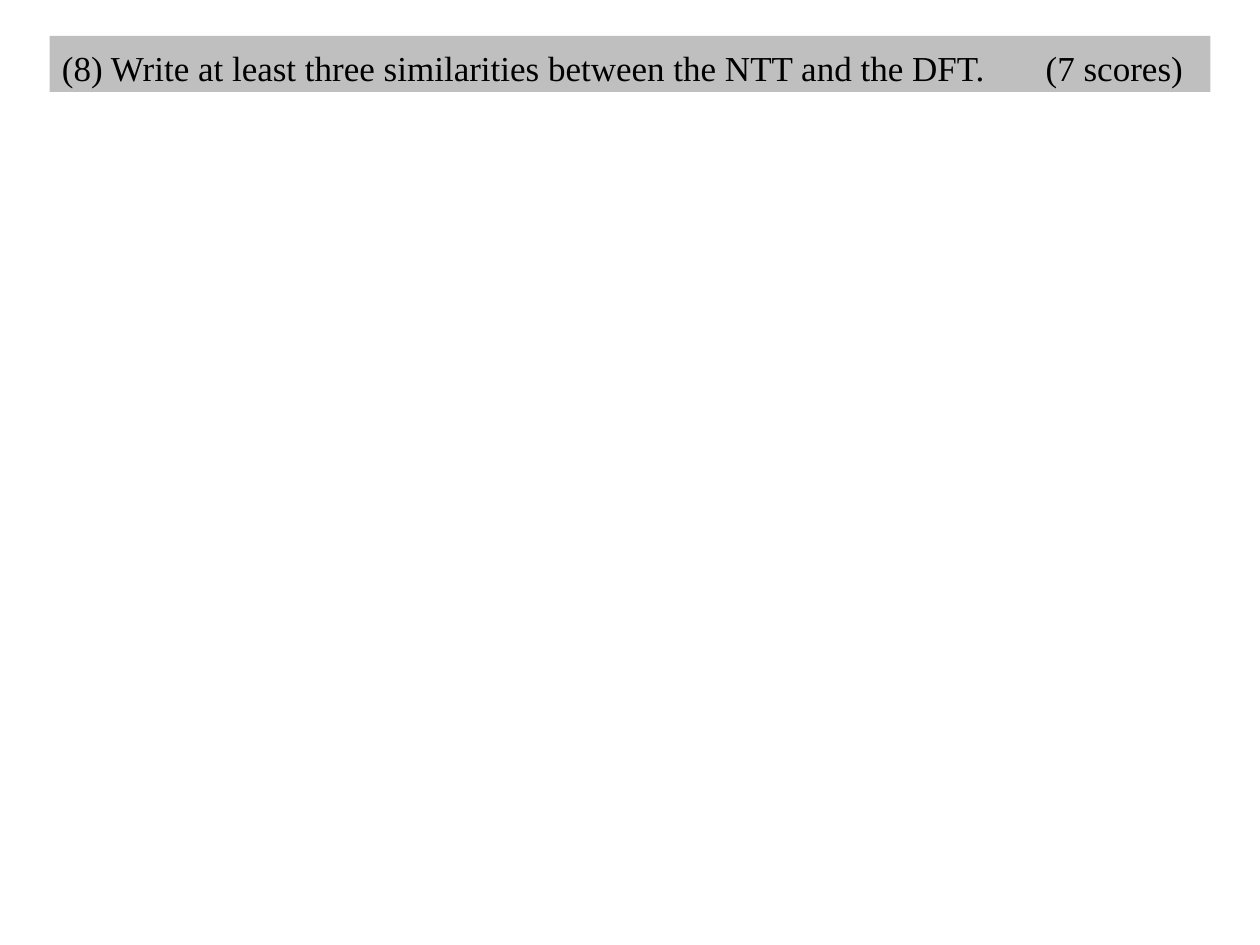
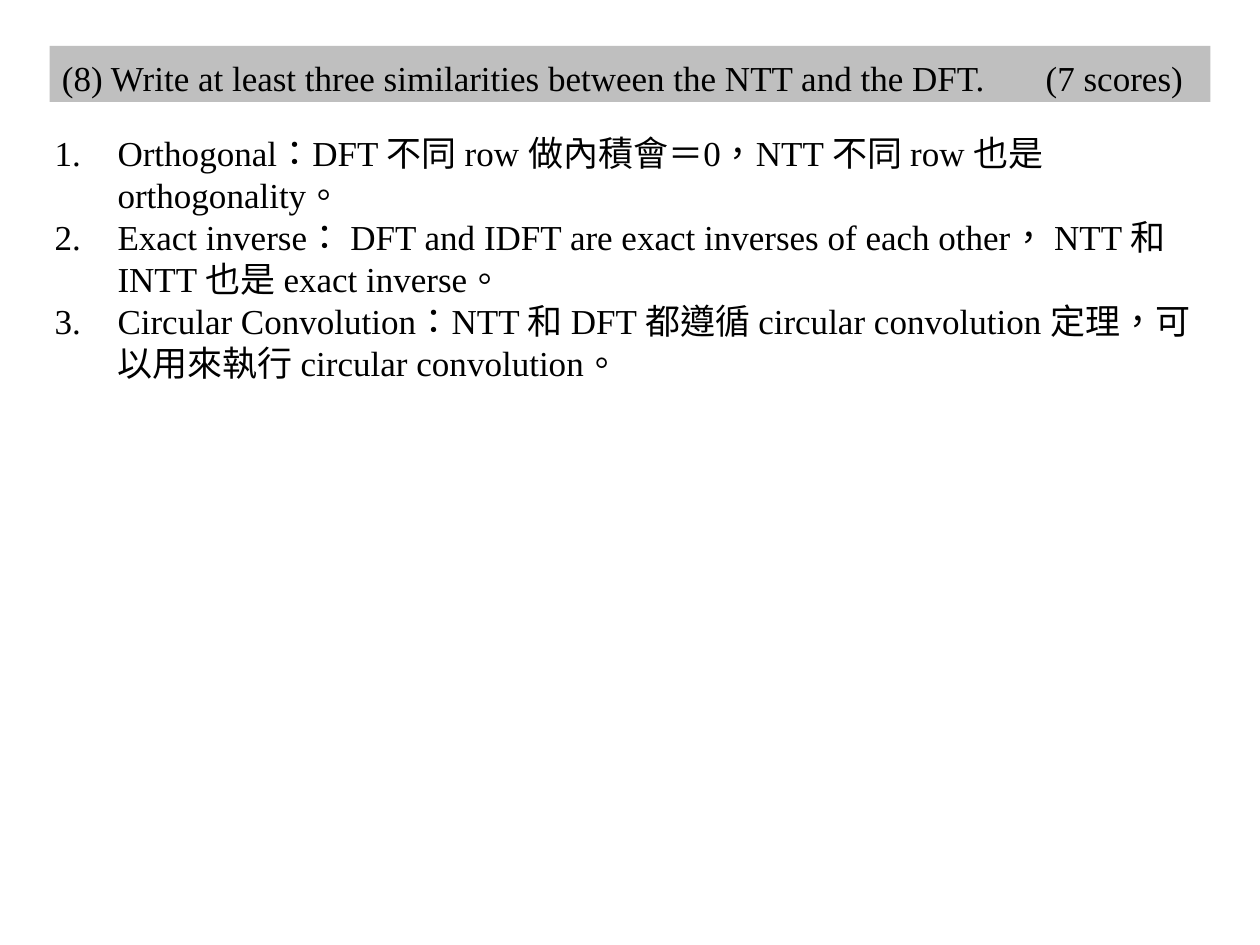
Before and after one commit to shihyuhuang/NTU-ADSP, a slide deck: slide 6 of HW5/r10943181_HW5.pptx (slide 8 before the commit). Drawn at 1260x945 pixels with LibreOffice and Linux fonts; fonts in the diff are those of the drawing. Boxes give left, top, right and bottom in pixels: in the first picture for what was removed or moved away, otherwise in the second. Text is boxed around its words. In the diff, an @@ line names an element or a change of style, - is before the commit and + after.

```diff
--- a/HW5/r10943181_HW5.pptx
+++ b/HW5/r10943181_HW5.pptx
@@ rectangle "(8) Write at least three ...": place and size @@
-rectangle "(8) Write at least three ..." at (49,37,1210,92)
+rectangle "(8) Write at least three ..." at (49,45,1210,101)
@@ text added at (118,136,1190,379), 20 pt, text #000000 @@
+1. Orthogonal：DFT 不同 row 做內積會＝0，NTT 不同 row 也是orthogonality。
+2. Exact inverse： DFT and IDFT are exact inverses of each other， NTT 和 INTT 也是 exact inverse。
+3. Circular Convolution：NTT 和 DFT 都遵循 circular convolution 定理，可以用來執行 circular convolution。
```
Also in this commit, not shown: 5 other slides changed, 2 slides removed.
